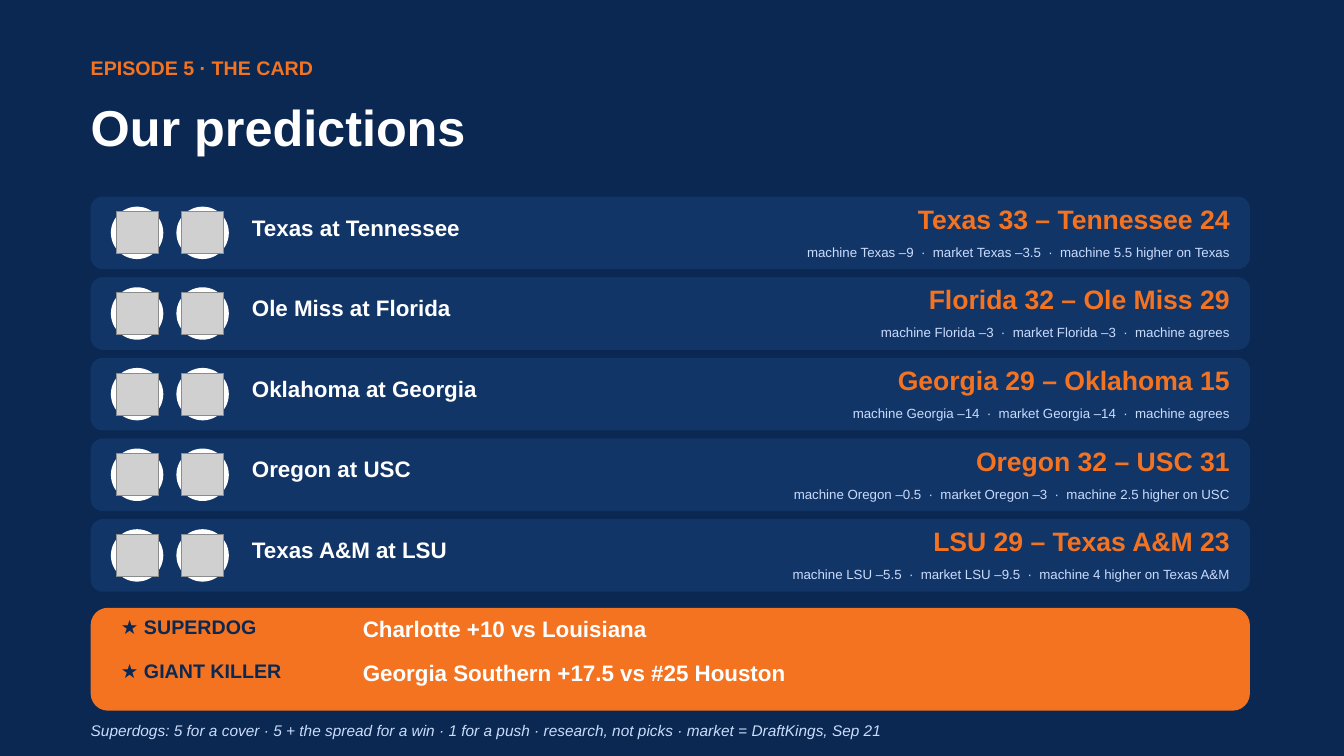
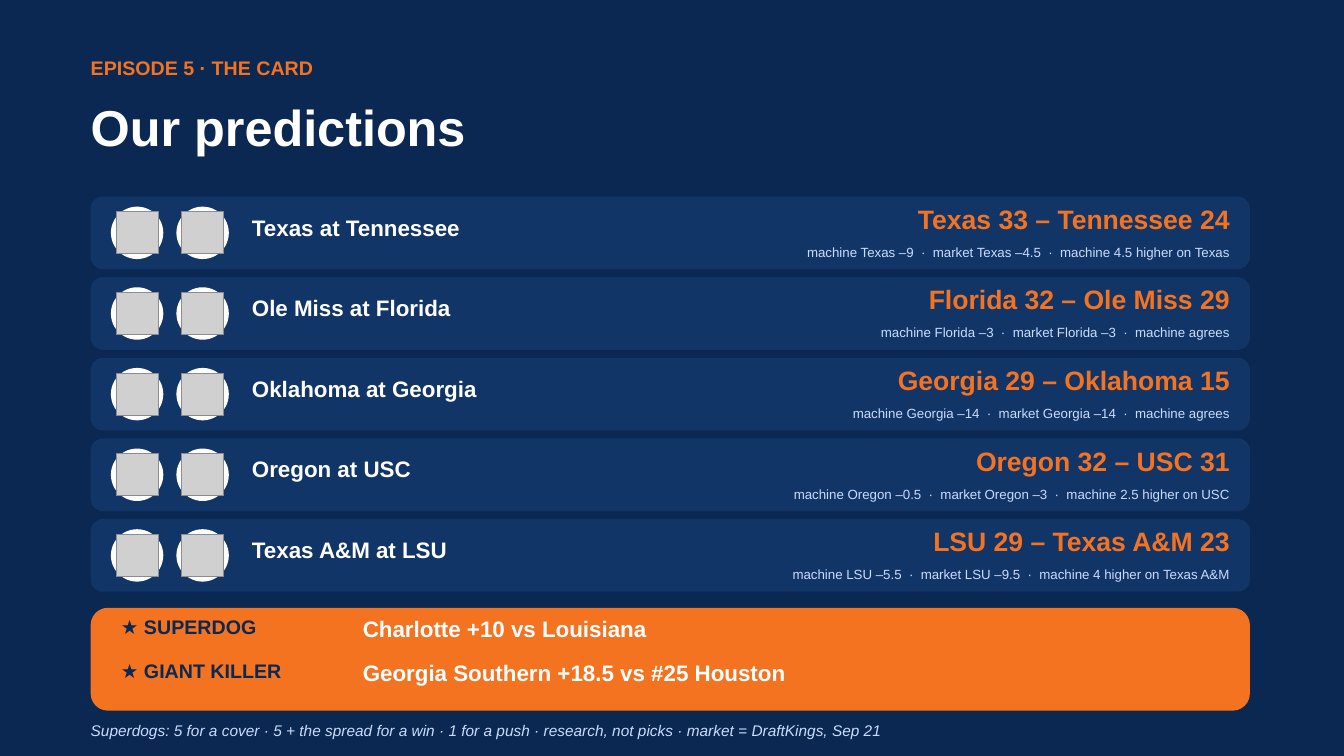
Before and after one commit to lucasalvarezflorida-lab/ncaa-fbs-analytics, a slide deck: slide 21 of decks/2026_Week4_Episode5.pptx. Drawn at 1344x756 pixels with LibreOffice and Linux fonts; fonts in the diff are those of the drawing; grey boxes stand for pictures. Boxes give left, top, right and bottom in pixels: in the first picture for what was removed or moved away, otherwise in the second. Text is boxed around its words. In the diff, an @@ line names an element or a change of style, - is before the commit and + after.

```diff
--- a/decks/2026_Week4_Episode5.pptx
+++ b/decks/2026_Week4_Episode5.pptx
@@ text at bbox=[807, 247, 1230, 260]: text changed @@
-machine Texas –9 · market Texas –3.5 · machine 5.5 higher on Texas
+machine Texas –9 · market Texas –4.5 · machine 4.5 higher on Texas
@@ text at bbox=[363, 664, 786, 686]: text changed @@
-Georgia Southern +17.5 vs #25 Houston
+Georgia Southern +18.5 vs #25 Houston
```
Also in this commit, not shown: 5 other slides changed, 3 other files.
